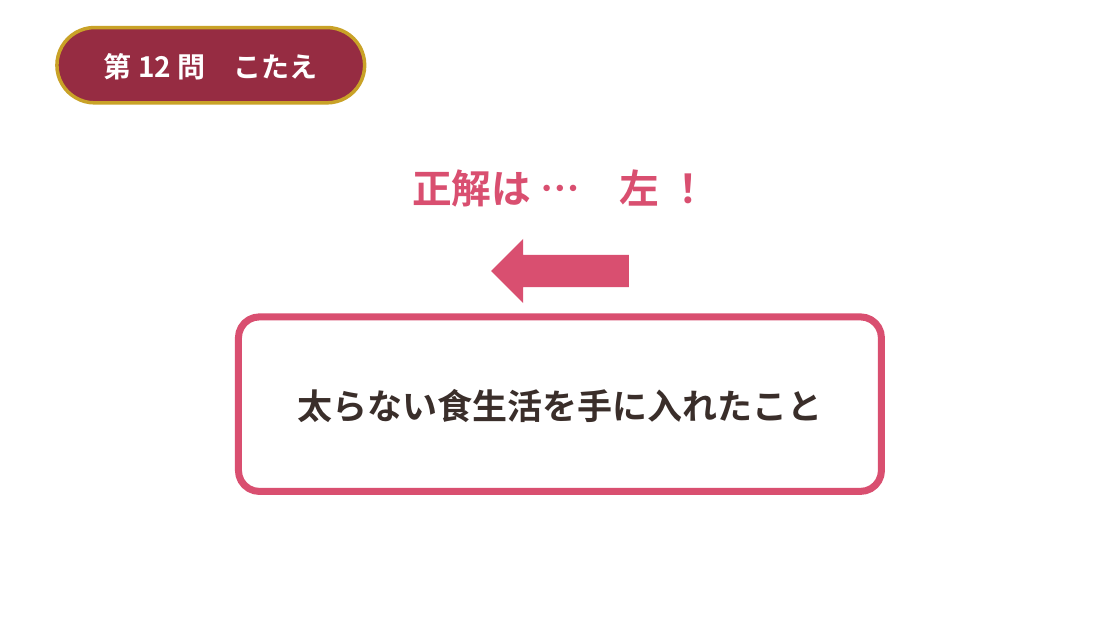
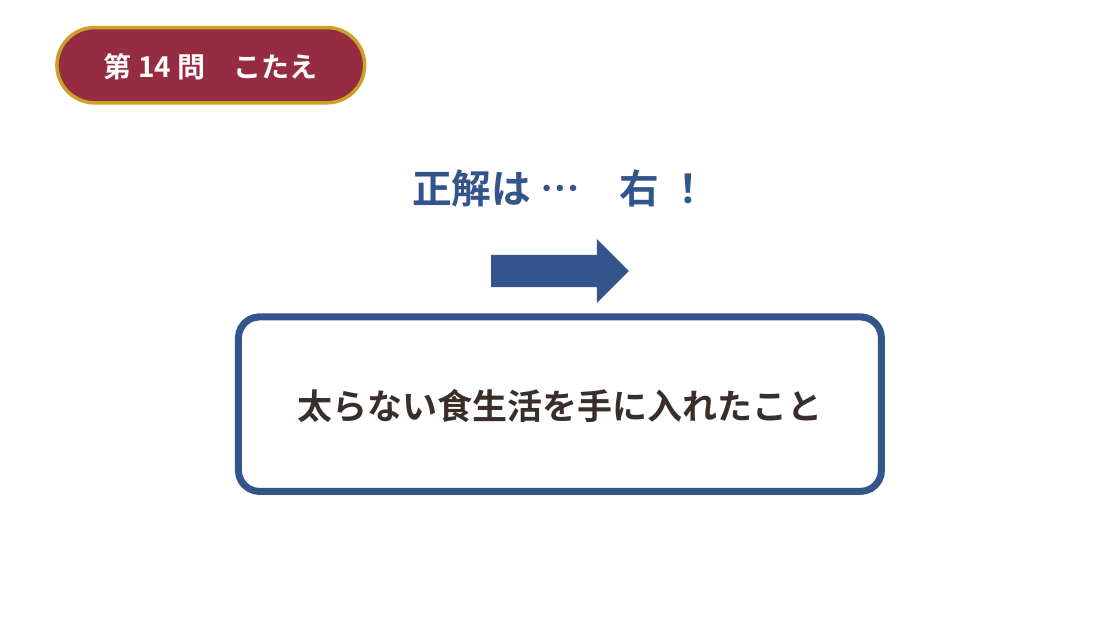
Before and after one commit to st01ohn03-coder/simple-alarm, a slide deck: slide 36 of wedding-deck/build/結婚式_2択クイズ＆ビンゴ.pptx (slide 32 before the commit). Drawn at 1120x630 pixels with LibreOffice and Linux fonts; fonts in the diff are those of the drawing; background and template pictures are left out. Boxes give left, top, right and bottom in pixels: in the first picture for what was removed or moved away, otherwise in the second. Text is boxed around its words. In the diff, an @@ line names an element or a change of style, - is before the commit and + after.

```diff
--- a/wedding-deck/build/結婚式_2択クイズ＆ビンゴ.pptx
+++ b/wedding-deck/build/結婚式_2択クイズ＆ビンゴ.pptx
@@ text in rounded rectangle at (x1=104, y1=53, x2=318, y2=80): text changed @@
-第 12 問 こたえ
+第 14 問 こたえ
@@ text at (x1=412, y1=169, x2=659, y2=207): text changed; text colour #D94F70 to #34558B @@
-正解は … 左 ！
+正解は … 右 ！
@@ left arrow removed at (x1=492, y1=239, x2=629, y2=303) @@
@@ right arrow added at (x1=492, y1=239, x2=629, y2=303), fill #34558B @@
@@ rounded rectangle "太らない食生活を手に入れたこと" at (x1=239, y1=317, x2=882, y2=492): outline #D94F70 6 pt to #34558B 6 pt @@
```
Also in this commit, not shown: 22 other slides changed, 4 slides added, 5 other files.
